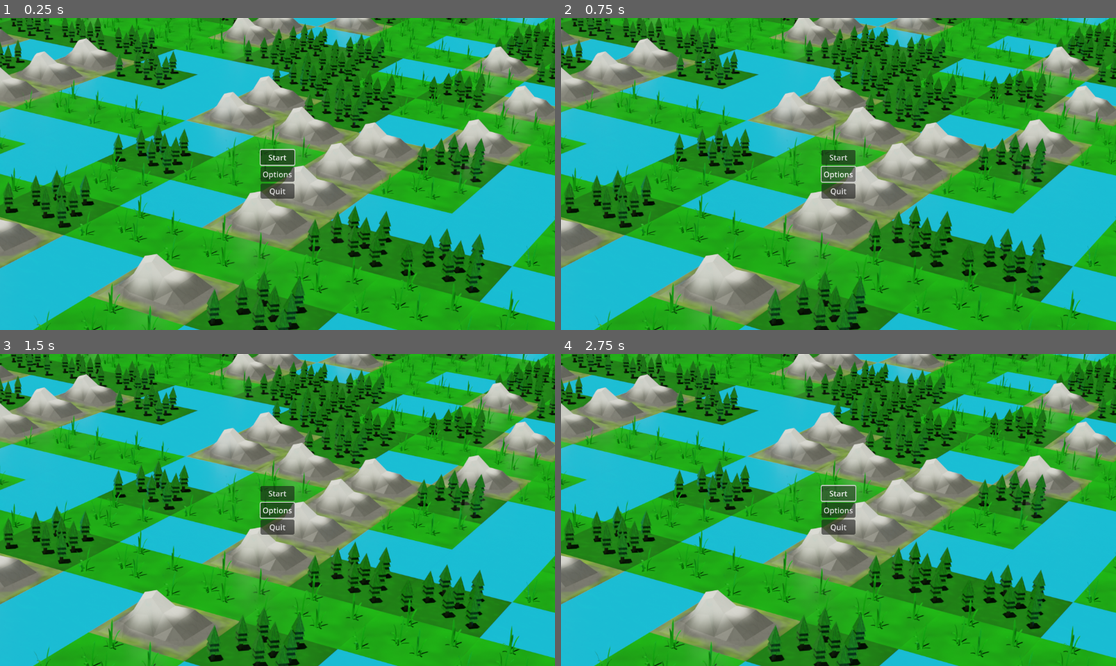
Above: before the commit, frames 1-4 (two rows, left to right).
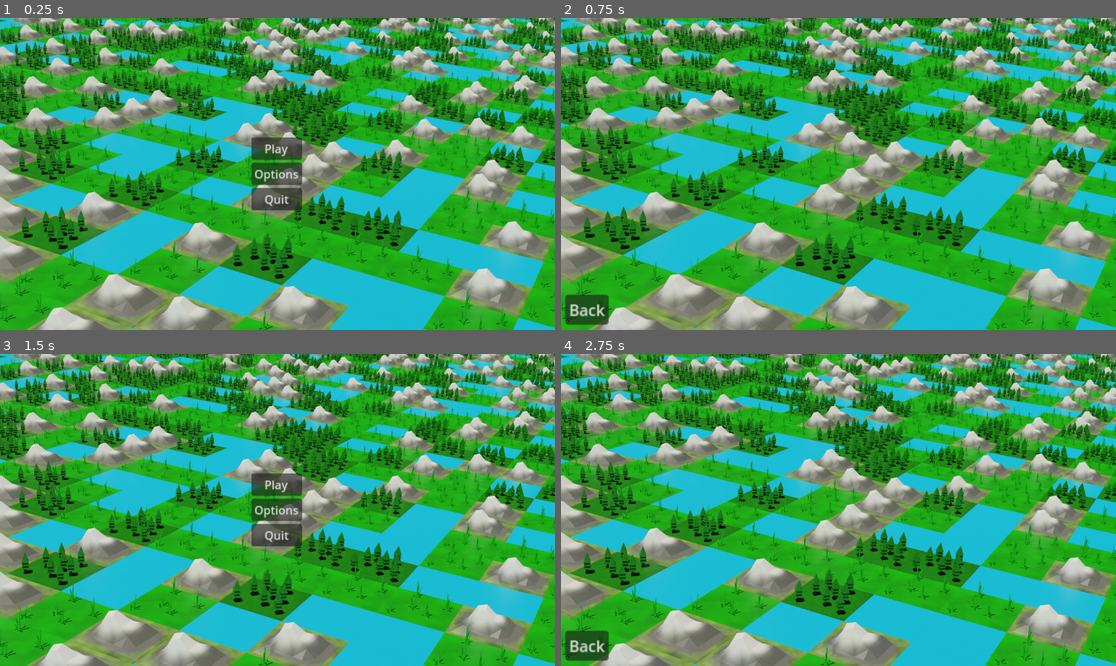
Above: after the commit, the same moments.

Repository: AiJay11/ZPDTestGitHub
Game: Godot game, scene res://scenes/Menu.tscn
The game is run twice, just before and just after one commit, with the same random seed, the same clock (stepped at 60 frames per second) and the same inputs. Before the commit the project starts from res://menu.tscn.
Inputs (mouse positions are in pixels of both pictures, inside the frame that each line leads up to):
- Up to frame 1 (0.25 s): no input
- Up to frame 2 (0.75 s): click "Options" at 0.5 s
- Up to frame 3 (1.5 s): click (27, 647) at 1.25 s, where only the run after the commit has a clickable "Back"
- Up to frame 4 (2.75 s): click (838, 494) at 2 s, where only the run before the commit has a clickable "Start"

The runs differ from the first frame. In frame 1, 85% of the frame differs, in the area x 0-100%, y 0-100%; in frame 2, 85%; in frame 3, 85%; in frame 4, 85%.
Error before the commit: Attempt to call function 'instance' in base 'null instance' on a null instance. (res://menu.gd:19)

Commit message:
Menu & Options

Diff:
--- /dev/null
+++ b/Scripts/Menu.gd
@@ -0,0 +1,12 @@
+extends Control
+
+func _on_play_pressed():
+	get_tree().change_scene_to_file("res://scenes/Options.tscn")
+
+
+func _on_options_pressed():
+	get_tree().change_scene_to_file("res://scenes/Options.tscn")
+
+
+func _on_quit_pressed():
+	get_tree().quit()
--- /dev/null
+++ b/Scripts/Options.gd
@@ -0,0 +1,5 @@
+extends Control
+
+
+func _on_back_pressed():
+	get_tree().change_scene_to_file("res://scenes/Menu.tscn")
--- a/menu.gd
+++ /dev/null
@@ -1,24 +0,0 @@
-extends Control
-
-
-# Called when the node enters the scene tree for the first time.
-func _ready():
-	$VBoxContainer/StartButton.grab_focus()
-
-
-# Called every frame. 'delta' is the elapsed time since the previous frame.
-func _process(delta):
-	pass
-
-
-func _on_start_button_pressed():
-	get_tree().change.scene("res://menu.tscn")
-
-
-func _on_options_button_pressed():
-	var options = load("res://Mnus/Options.tscn").instance()
-	get_tree().current_scene.add_child(options)
-#merge test
-
-func _on_quit_button_pressed():
-	get_tree().quit()
--- a/menu.tscn
+++ /dev/null
@@ -1,56 +0,0 @@
-[gd_scene load_steps=3 format=3 uid="uid://lcto3iw7hv37"]
-
-[ext_resource type="Script" path="res://menu.gd" id="1_ut4yy"]
-[ext_resource type="Texture2D" uid="uid://dqg8ymqrwm8f0" path="res://assets/tiles_in_grid.png" id="2_d3h23"]
-
-[node name="Menu" type="Control"]
-layout_mode = 3
-anchors_preset = 8
-anchor_left = 0.5
-anchor_top = 0.5
-anchor_right = 0.5
-anchor_bottom = 0.5
-grow_horizontal = 2
-grow_vertical = 2
-script = ExtResource("1_ut4yy")
-
-[node name="Node2D" type="Node2D" parent="."]
-
-[node name="TextureRect" type="TextureRect" parent="Node2D"]
-offset_left = -951.0
-offset_top = -536.0
-offset_right = 969.0
-offset_bottom = 544.0
-texture = ExtResource("2_d3h23")
-
-[node name="VBoxContainer" type="VBoxContainer" parent="."]
-layout_mode = 1
-anchors_preset = 8
-anchor_left = 0.5
-anchor_top = 0.5
-anchor_right = 0.5
-anchor_bottom = 0.5
-offset_left = -35.0
-offset_top = -50.5
-offset_right = 35.0
-offset_bottom = 50.5
-grow_horizontal = 2
-grow_vertical = 2
-
-[node name="StartButton" type="Button" parent="VBoxContainer"]
-layout_mode = 2
-focus_neighbor_top = NodePath("../QuitButton")
-text = "Start"
-
-[node name="OptionsButton" type="Button" parent="VBoxContainer"]
-layout_mode = 2
-text = "Options"
-
-[node name="QuitButton" type="Button" parent="VBoxContainer"]
-layout_mode = 2
-focus_neighbor_bottom = NodePath("../StartButton")
-text = "Quit"
-
-[connection signal="pressed" from="VBoxContainer/StartButton" to="." method="_on_start_button_pressed"]
-[connection signal="pressed" from="VBoxContainer/OptionsButton" to="." method="_on_options_button_pressed"]
-[connection signal="pressed" from="VBoxContainer/QuitButton" to="." method="_on_quit_button_pressed"]
--- a/project.godot
+++ b/project.godot
@@ -11,7 +11,7 @@
 [application]
 
 config/name="ZPD Test"
-run/main_scene="res://menu.tscn"
+run/main_scene="res://scenes/Menu.tscn"
 config/features=PackedStringArray("4.2", "GL Compatibility")
 config/icon="res://icon.svg"
 
--- /dev/null
+++ b/scenes/Menu.tscn
@@ -0,0 +1,56 @@
+[gd_scene load_steps=3 format=3 uid="uid://dvu3ehncbvmea"]
+
+[ext_resource type="Script" path="res://Scripts/Menu.gd" id="1_s8awy"]
+[ext_resource type="Texture2D" uid="uid://dqg8ymqrwm8f0" path="res://assets/tiles_in_grid.png" id="2_1si2g"]
+
+[node name="Menu" type="Control"]
+layout_mode = 3
+anchors_preset = 15
+anchor_right = 1.0
+anchor_bottom = 1.0
+offset_left = -2.0
+offset_right = -2.0
+grow_horizontal = 2
+grow_vertical = 2
+size_flags_vertical = 4
+script = ExtResource("1_s8awy")
+
+[node name="TilesInGrid" type="Sprite2D" parent="."]
+position = Vector2(579.5, 324.5)
+scale = Vector2(0.608854, 0.613889)
+texture = ExtResource("2_1si2g")
+
+[node name="MarginContainer" type="MarginContainer" parent="."]
+layout_mode = 1
+anchors_preset = 8
+anchor_left = 0.5
+anchor_top = 0.5
+anchor_right = 0.5
+anchor_bottom = 0.5
+offset_left = -35.0
+offset_top = -50.5
+offset_right = 35.0
+offset_bottom = 50.5
+grow_horizontal = 2
+grow_vertical = 2
+scale = Vector2(1.5, 1.5)
+pivot_offset = Vector2(34.6667, 50.6667)
+
+[node name="VBoxContainer" type="VBoxContainer" parent="MarginContainer"]
+layout_mode = 2
+
+[node name="Play" type="Button" parent="MarginContainer/VBoxContainer"]
+layout_mode = 2
+text = "Play"
+
+[node name="Options" type="Button" parent="MarginContainer/VBoxContainer"]
+layout_mode = 2
+text = "Options"
+
+[node name="Quit" type="Button" parent="MarginContainer/VBoxContainer"]
+layout_mode = 2
+text = "Quit"
+
+[connection signal="pressed" from="MarginContainer/VBoxContainer/Play" to="." method="_on_play_pressed"]
+[connection signal="pressed" from="MarginContainer/VBoxContainer/Options" to="." method="_on_options_pressed"]
+[connection signal="pressed" from="MarginContainer/VBoxContainer/Quit" to="." method="_on_quit_pressed"]
--- /dev/null
+++ b/scenes/Options.tscn
@@ -0,0 +1,46 @@
+[gd_scene load_steps=3 format=3 uid="uid://43mbhhiifoc2"]
+
+[ext_resource type="Script" path="res://Scripts/Options.gd" id="1_t825q"]
+[ext_resource type="Texture2D" uid="uid://dqg8ymqrwm8f0" path="res://assets/tiles_in_grid.png" id="2_o4cv3"]
+
+[node name="Options" type="Control"]
+layout_mode = 3
+anchors_preset = 15
+anchor_right = 1.0
+anchor_bottom = 1.0
+grow_horizontal = 2
+grow_vertical = 2
+script = ExtResource("1_t825q")
+
+[node name="TilesInGrid" type="Sprite2D" parent="."]
+position = Vector2(579.5, 324.5)
+scale = Vector2(0.608854, 0.613889)
+texture = ExtResource("2_o4cv3")
+
+[node name="MarginContainer" type="MarginContainer" parent="."]
+layout_mode = 1
+anchors_preset = 2
+anchor_top = 1.0
+anchor_bottom = 1.0
+offset_left = 9.0
+offset_top = -73.0
+offset_right = 57.0
+offset_bottom = -41.0
+grow_vertical = 0
+scale = Vector2(2, 2)
+
+[node name="VBoxContainer" type="VBoxContainer" parent="MarginContainer"]
+layout_mode = 2
+
+[node name="Back" type="Button" parent="MarginContainer/VBoxContainer"]
+layout_mode = 2
+size_flags_horizontal = 0
+size_flags_vertical = 8
+text = "Back"
+
+[node name="HBoxContainer" type="HBoxContainer" parent="."]
+layout_mode = 0
+offset_right = 40.0
+offset_bottom = 40.0
+
+[connection signal="pressed" from="MarginContainer/VBoxContainer/Back" to="." method="_on_back_pressed"]
